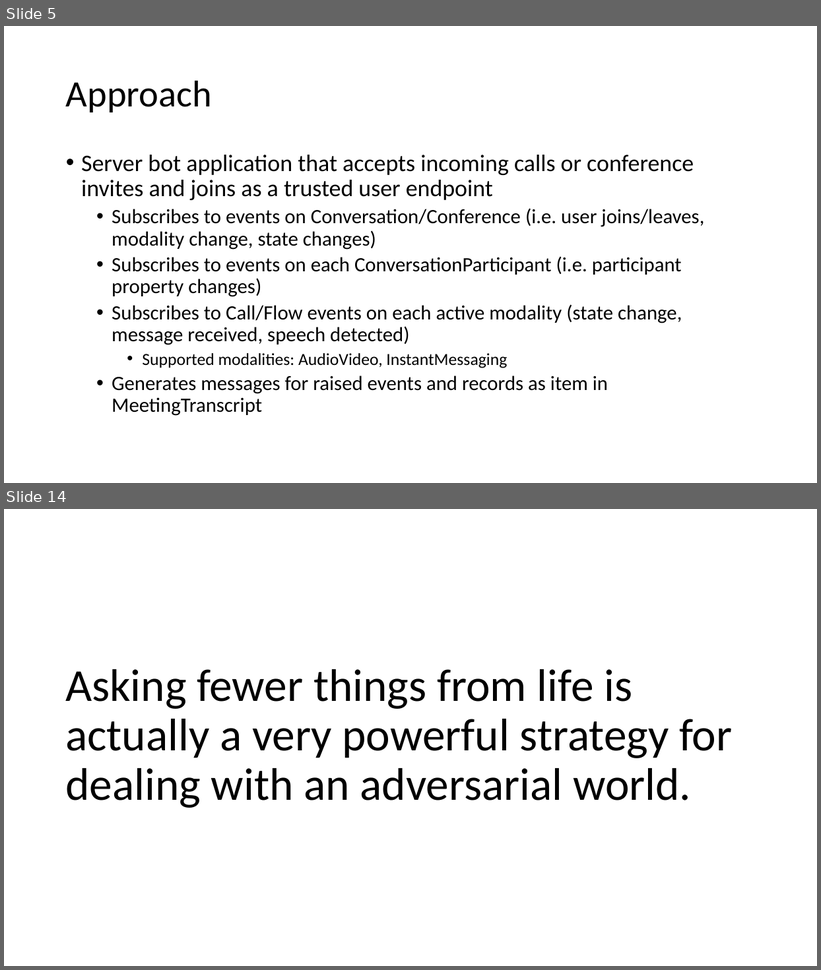
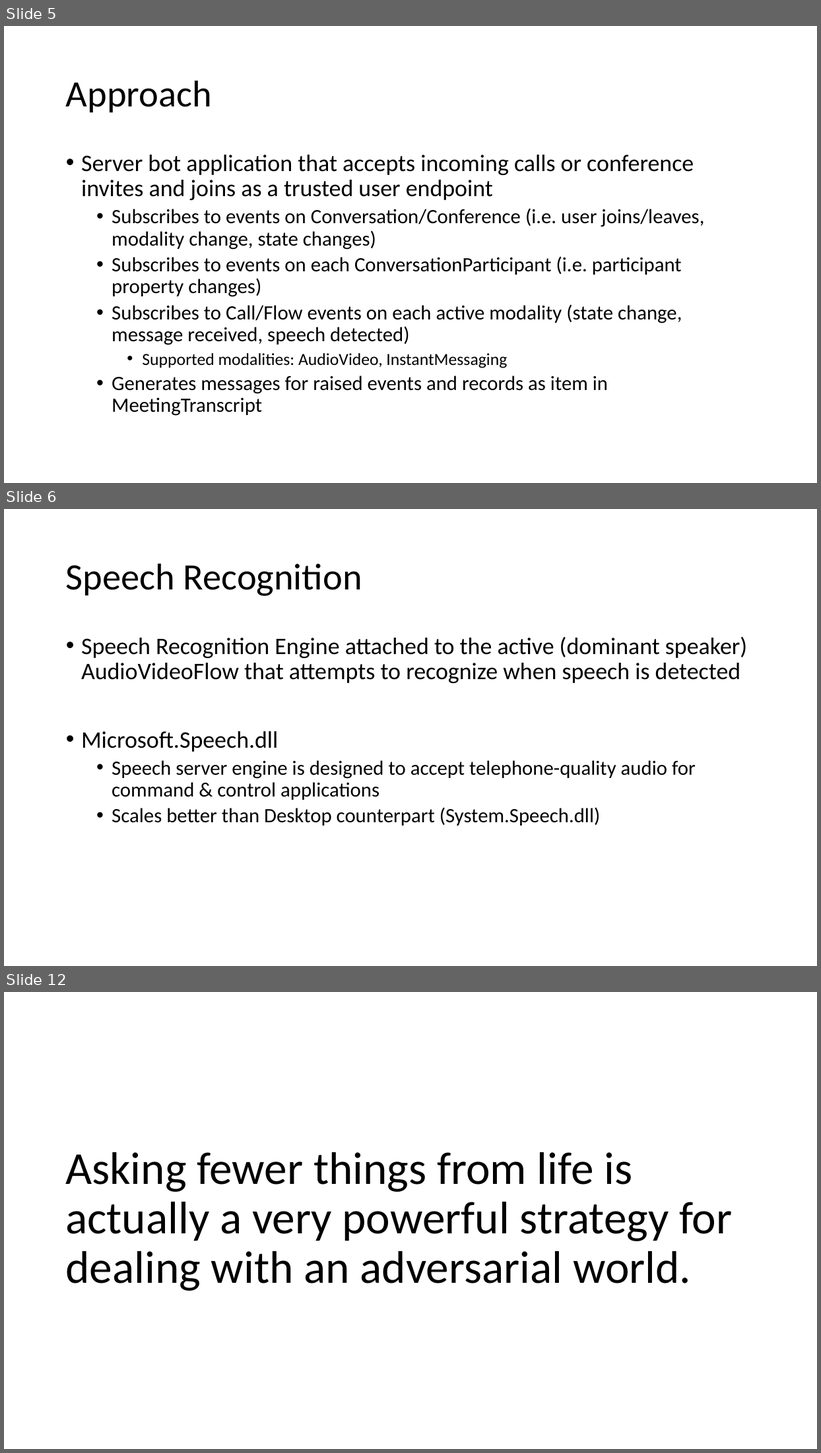
Before and after one commit to saluber/LyncMeetingTranscript, a slide deck: LyncMeetingTranscript.pptx. Shown one above the other, each under a label of ours: slides 5 and 14 before the commit, slides 5, 6 and 12 after it; the slides between them are not shown. The pictures are 821x970 and 821x1453 pixels, drawn with LibreOffice and Linux fonts; fonts in the diff are those of the drawing. Boxes give left, top, right and bottom in pixels: in the first picture for what was removed or moved away, otherwise in the second. Text is boxed around its words. In the diff, an @@ line names an element or a change of style, - is before the commit and + after.

```diff
--- a/LyncMeetingTranscript.pptx
+++ b/LyncMeetingTranscript.pptx
@@ slide 6 added at box(4, 509, 817, 966), background #FFFFFF @@
@@ title added at box(66, 563, 362, 596), 44 pt, text #000000 @@
+Speech Recognition
@@ text added at box(81, 637, 747, 826), 24 pt, text #000000 @@
+• Speech Recognition Engine attached to the active (dominant speaker) AudioVideoFlow that attempts to recognize when speech is detected
+• Microsoft.Speech.dll
+  • Speech server engine is designed to accept telephone-quality audio for command & control applications
+  • Scales better than Desktop counterpart (System.Speech.dll)
@@ what was slide 14 is now slide 12 @@
```
Also in this commit, not shown: 6 slides changed, 4 other slides added, 5 slides removed, 6 other files.
